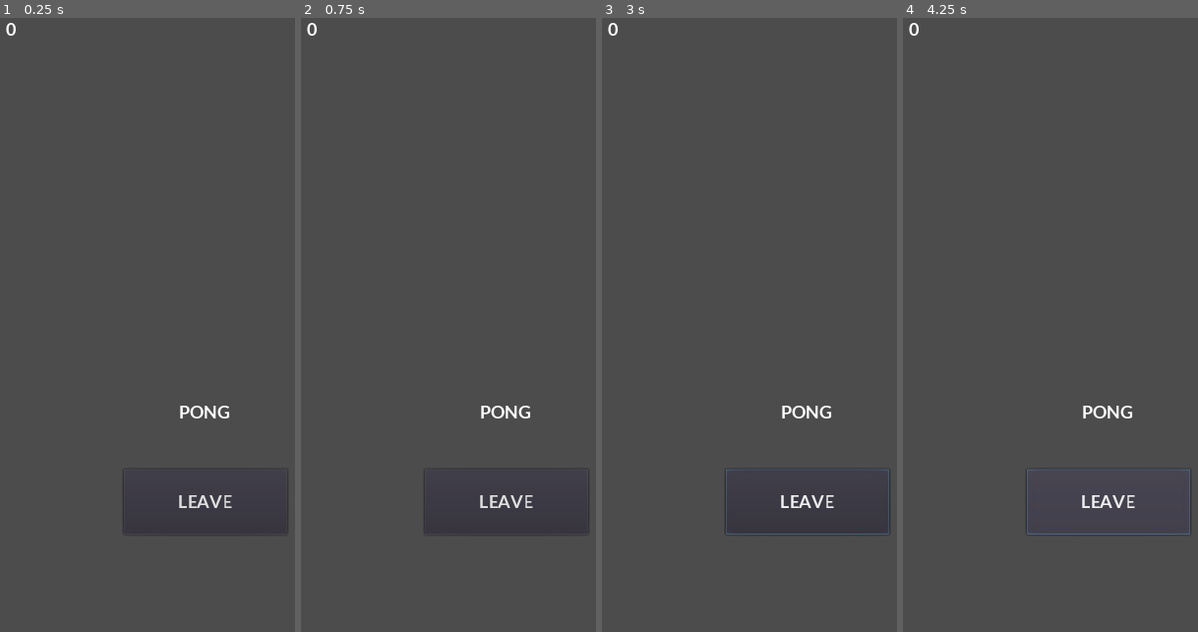
Above: before the commit, frames 1-4 (left to right).
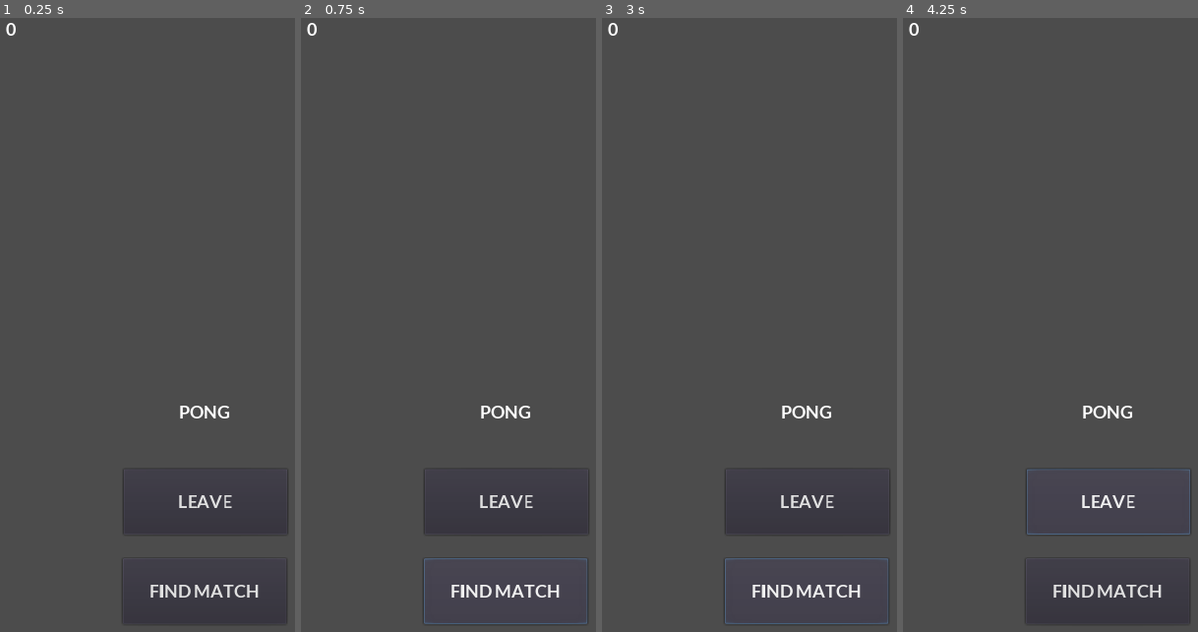
Above: after the commit, the same moments.

Repository: mchang05/ArcadeArena
Game: Godot game, scene res://src/Game/Pong/Pong.tscn
Same seed, same stepped clock (60 frames per second), same inputs: the game is played once before the commit and once after it. This scene is started directly instead of the project's main scene.
Inputs (mouse positions are in pixels of both pictures, inside the frame that each line leads up to):
- Up to frame 1 (0.25 s): no input
- Up to frame 2 (0.75 s): click (504, 589) at 0.5 s, where only the run after the commit has a clickable "FIND MATCH"
- Up to frame 3 (3 s): click "LEAVE" at 1.25 s; click "LEAVE" at 2 s; click (805, 589) at 2.75 s, where only the run after the commit has a clickable "FIND MATCH"
- Up to frame 4 (4.25 s): click "LEAVE" at 3.5 s

The runs differ from the first frame. In frame 1, 0.4% of the frame differs, in the area x 41-98%, y 90-99%; in frame 2, 0.7%; in frame 3, 0.9%, in the area x 41-98%, y 73-99%; in frame 4, 0.4%.
Error in both runs: Invalid call. Nonexistent function 'leave_chat_async' in base 'Nil'. (res://src/Autoload/Comm.gd:59)

Commit message:
generate android build

Diff:
--- a/src/Game/Pong/Pong.gd
+++ b/src/Game/Pong/Pong.gd
@@ -14,3 +14,6 @@
 
 func _on_totalplayer_updated(total) -> void:
 	$UI/Control/Online.text = String(total)
+
+func _on_BtnFindMatch_pressed():
+	pass # Replace with function body.
--- a/src/Game/Pong/Pong.tscn
+++ b/src/Game/Pong/Pong.tscn
@@ -53,4 +53,20 @@
 __meta__ = {
 "_edit_use_anchors_": false
 }
+
+[node name="BtnFindMatch" type="Button" parent="UI/Control"]
+anchor_left = 0.5
+anchor_top = 0.5
+anchor_right = 0.5
+anchor_bottom = 0.5
+margin_left = -101.335
+margin_top = 179.457
+margin_right = 98.665
+margin_bottom = 259.457
+rect_min_size = Vector2( 200, 80 )
+text = "FIND MATCH"
+__meta__ = {
+"_edit_use_anchors_": false
+}
 [connection signal="pressed" from="UI/Control/BtnLeave" to="." method="_on_BtnLeave_pressed"]
+[connection signal="pressed" from="UI/Control/BtnFindMatch" to="." method="_on_BtnFindMatch_pressed"]
--- a/src/Main.tscn
+++ b/src/Main.tscn
@@ -6,7 +6,7 @@
 
 [node name="Main" type="Node2D"]
 script = ExtResource( 1 )
-ip = "192.168.1.110"
+ip = "192.168.0.169"
 
 [node name="Game" type="Node2D" parent="."]
 
Not shown, added: .gitignore
Not shown, added: android/.build_version
